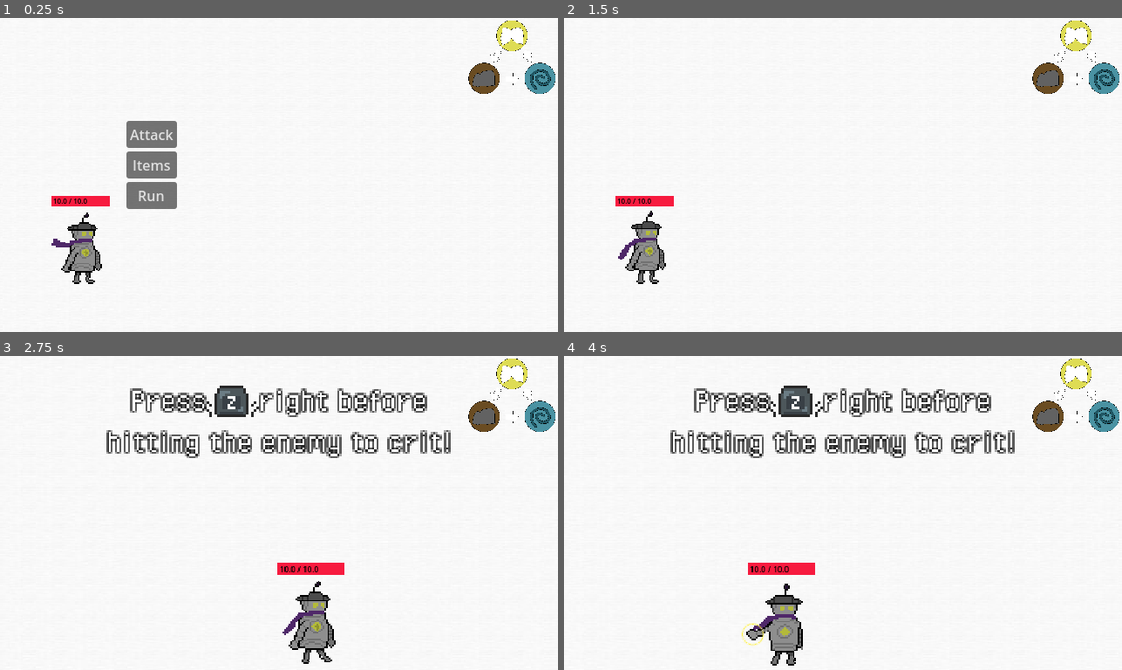
Above: before the commit, frames 1-4 (two rows, left to right).
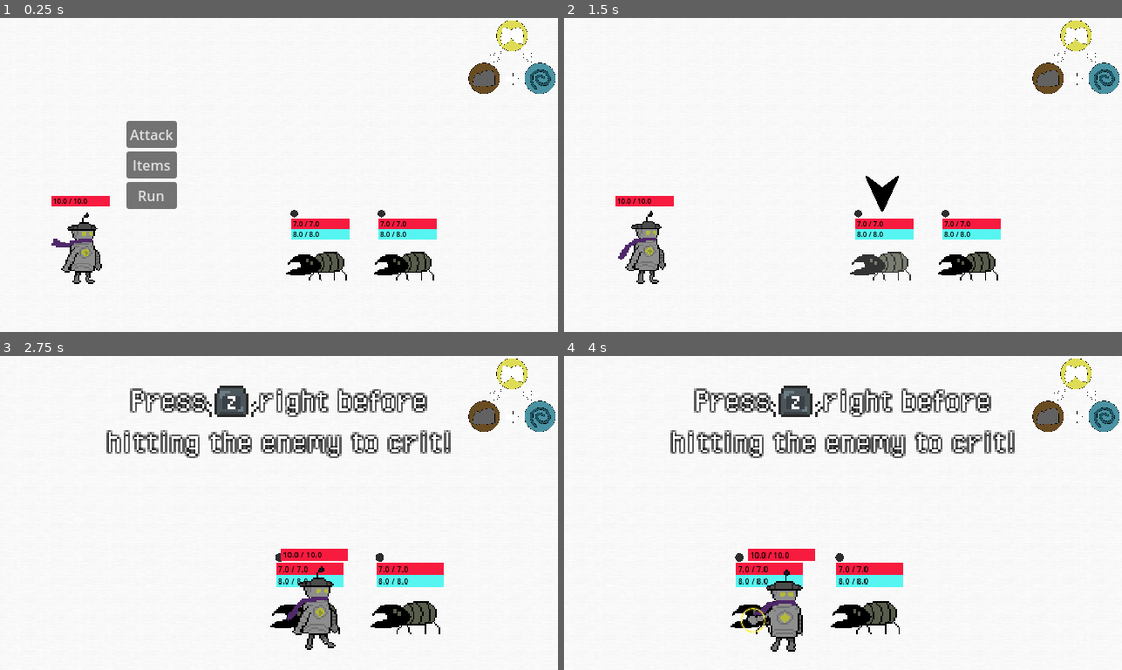
Above: after the commit, the same moments.

Repository: greeeegartur/cgvr-thesis
Game: Godot game, scene res://Scenes/CombatScene.tscn
Two runs of this game, one before a commit and one after it. Both use one fixed random seed, a clock stepped at 60 frames per second and the inputs below.
Inputs (mouse positions are in pixels of both pictures, inside the frame that each line leads up to):
- Up to frame 1 (0.25 s): no input
- Up to frame 2 (1.5 s): click "Attack" at 0.5 s; click "Grounded" at 1.25 s
- Up to frame 3 (2.75 s): move the mouse to (401, 497) at 2.02 s; hold Right (ui_right) from 2.03 s (still down); hold Z (action) from 2.03 s (still down)
- Up to frame 4 (4 s): move the mouse to (731, 528) at 2.77 s; release Right (ui_right) at 2.78 s; release Z (action) at 2.78 s; hold Left (ui_left) 2.78-3.53 s; tap Z (action) at 2.85 s; move the mouse to (898, 443) at 3.52 s; hold Right (ui_right) from 3.53 s (still down); hold Z (action) from 3.53 s (still down)

The runs differ from the first frame. In frame 1, 2.6% of the frame differs, in the area x 51-79%, y 61-84%; in frame 2, 2.9%; in frame 3, 4.3%; in frame 4, 4.6%, in the area x 29-61%, y 61-99%.

Commit message:
2/2 Multiple enemies show + selection
Multiple enemies now show and have selecting logic with arrow keys + Z to select.
TO-DO: fix blocking and enemy_visual's VFX overlap. also tweak movement to not feel stiff (only on X-axis)

Diff:
--- a/droidream/Scenes/CombatScene.tscn
+++ b/droidream/Scenes/CombatScene.tscn
@@ -27,7 +27,7 @@
 texture = ExtResource("2_dqj0d")
 
 [node name="PlayerVisual" parent="World" instance=ExtResource("4_b8x4h")]
-z_index = 1
+z_index = 3
 position = Vector2(96, 271)
 
 [node name="PlayerSprite" type="Sprite2D" parent="World"]
@@ -44,15 +44,15 @@
 
 [node name="EnemyPosition1" type="Node2D" parent="World"]
 z_index = 1
-position = Vector2(352, 297)
+position = Vector2(363, 283)
 
 [node name="EnemyPosition2" type="Node2D" parent="World"]
 z_index = 1
-position = Vector2(452, 297)
+position = Vector2(463, 283)
 
 [node name="EnemyPosition3" type="Node2D" parent="World"]
 z_index = 1
-position = Vector2(552, 297)
+position = Vector2(563, 283)
 
 [node name="Camera2D" type="Camera2D" parent="."]
 position = Vector2(320, 180)
--- a/droidream/Scenes/Entities/Beetle/Beetle.tscn
+++ b/droidream/Scenes/Entities/Beetle/Beetle.tscn
@@ -5,6 +5,33 @@
 [ext_resource type="PackedScene" uid="uid://bjh0w31eegrg2" path="res://Scenes/VFX/DamageNumber.tscn" id="2_betge"]
 [ext_resource type="Texture2D" uid="uid://bf3wdxow78lp8" path="res://Graphics/Placeholders/Combat/snapped_empty.png" id="3_5xyne"]
 [ext_resource type="Texture2D" uid="uid://dxbd5kdjuqyr5" path="res://Graphics/Placeholders/Combat/Combat Select.png" id="5_m0kqe"]
+
+[sub_resource type="Animation" id="Animation_ex8ay"]
+length = 0.001
+tracks/0/type = "value"
+tracks/0/imported = false
+tracks/0/enabled = true
+tracks/0/path = NodePath("Sprite2D:position")
+tracks/0/interp = 1
+tracks/0/loop_wrap = true
+tracks/0/keys = {
+"times": PackedFloat32Array(0),
+"transitions": PackedFloat32Array(1),
+"update": 0,
+"values": [Vector2(2, -80)]
+}
+tracks/1/type = "value"
+tracks/1/imported = false
+tracks/1/enabled = true
+tracks/1/path = NodePath("../Visual:modulate")
+tracks/1/interp = 1
+tracks/1/loop_wrap = true
+tracks/1/keys = {
+"times": PackedFloat32Array(0),
+"transitions": PackedFloat32Array(1),
+"update": 0,
+"values": [Color(1, 1, 1, 1)]
+}
 
 [sub_resource type="Animation" id="Animation_m0kqe"]
 resource_name = "idle"
@@ -33,33 +60,6 @@
 "transitions": PackedFloat32Array(1, 1, 1, 1, 1),
 "update": 0,
 "values": [Color(1, 1, 1, 1), Color(1, 1, 1, 0.5019608), Color(1, 1, 1, 1), Color(1, 1, 1, 0.5019608), Color(1, 1, 1, 1)]
-}
-
-[sub_resource type="Animation" id="Animation_ex8ay"]
-length = 0.001
-tracks/0/type = "value"
-tracks/0/imported = false
-tracks/0/enabled = true
-tracks/0/path = NodePath("Sprite2D:position")
-tracks/0/interp = 1
-tracks/0/loop_wrap = true
-tracks/0/keys = {
-"times": PackedFloat32Array(0),
-"transitions": PackedFloat32Array(1),
-"update": 0,
-"values": [Vector2(2, -80)]
-}
-tracks/1/type = "value"
-tracks/1/imported = false
-tracks/1/enabled = true
-tracks/1/path = NodePath("../Visual:modulate")
-tracks/1/interp = 1
-tracks/1/loop_wrap = true
-tracks/1/keys = {
-"times": PackedFloat32Array(0),
-"transitions": PackedFloat32Array(1),
-"update": 0,
-"values": [Color(1, 1, 1, 1)]
 }
 
 [sub_resource type="AnimationLibrary" id="AnimationLibrary_hei77"]
@@ -108,6 +108,7 @@
 }
 
 [node name="EnemyVisual" type="Node2D"]
+z_index = 1
 script = ExtResource("1_edmr7")
 damage_number_scene = ExtResource("2_betge")
 
@@ -201,6 +202,7 @@
 expand_mode = 3
 
 [node name="Visual" type="Node2D" parent="."]
+z_index = 1
 
 [node name="Sprite2D" type="Sprite2D" parent="Visual"]
 scale = Vector2(1.5, 1.5)
@@ -234,8 +236,3 @@
 offset_top = -19.0
 offset_right = 38.0
 offset_bottom = 21.0
-
-[node name="ColorRect" type="ColorRect" parent="."]
-offset_right = 40.0
-offset_bottom = 40.0
-color = Color(0, 1, 1, 1)
--- a/droidream/Scenes/Entities/EnemyVisual.tscn
+++ b/droidream/Scenes/Entities/EnemyVisual.tscn
@@ -5,6 +5,33 @@
 [ext_resource type="Texture2D" uid="uid://bf3wdxow78lp8" path="res://Graphics/Placeholders/Combat/snapped_empty.png" id="2_y02r4"]
 [ext_resource type="Texture2D" uid="uid://cij8c6ssb2cuk" path="res://Graphics/Placeholders/Combat/Enemy.png" id="3_7l13l"]
 [ext_resource type="Texture2D" uid="uid://dxbd5kdjuqyr5" path="res://Graphics/Placeholders/Combat/Combat Select.png" id="5_7l13l"]
+
+[sub_resource type="Animation" id="Animation_ex8ay"]
+length = 0.001
+tracks/0/type = "value"
+tracks/0/imported = false
+tracks/0/enabled = true
+tracks/0/path = NodePath("Sprite2D:position")
+tracks/0/interp = 1
+tracks/0/loop_wrap = true
+tracks/0/keys = {
+"times": PackedFloat32Array(0),
+"transitions": PackedFloat32Array(1),
+"update": 0,
+"values": [Vector2(2, -80)]
+}
+tracks/1/type = "value"
+tracks/1/imported = false
+tracks/1/enabled = true
+tracks/1/path = NodePath("../Visual:modulate")
+tracks/1/interp = 1
+tracks/1/loop_wrap = true
+tracks/1/keys = {
+"times": PackedFloat32Array(0),
+"transitions": PackedFloat32Array(1),
+"update": 0,
+"values": [Color(1, 1, 1, 1)]
+}
 
 [sub_resource type="Animation" id="Animation_m0kqe"]
 resource_name = "idle"
@@ -33,33 +60,6 @@
 "transitions": PackedFloat32Array(1, 1, 1, 1, 1),
 "update": 0,
 "values": [Color(1, 1, 1, 1), Color(1, 1, 1, 0.5019608), Color(1, 1, 1, 1), Color(1, 1, 1, 0.5019608), Color(1, 1, 1, 1)]
-}
-
-[sub_resource type="Animation" id="Animation_ex8ay"]
-length = 0.001
-tracks/0/type = "value"
-tracks/0/imported = false
-tracks/0/enabled = true
-tracks/0/path = NodePath("Sprite2D:position")
-tracks/0/interp = 1
-tracks/0/loop_wrap = true
-tracks/0/keys = {
-"times": PackedFloat32Array(0),
-"transitions": PackedFloat32Array(1),
-"update": 0,
-"values": [Vector2(2, -80)]
-}
-tracks/1/type = "value"
-tracks/1/imported = false
-tracks/1/enabled = true
-tracks/1/path = NodePath("../Visual:modulate")
-tracks/1/interp = 1
-tracks/1/loop_wrap = true
-tracks/1/keys = {
-"times": PackedFloat32Array(0),
-"transitions": PackedFloat32Array(1),
-"update": 0,
-"values": [Color(1, 1, 1, 1)]
 }
 
 [sub_resource type="AnimationLibrary" id="AnimationLibrary_hei77"]
@@ -163,6 +163,7 @@
 expand_mode = 3
 
 [node name="Visual" type="Node2D" parent="."]
+z_index = 1
 
 [node name="Sprite2D" type="Sprite2D" parent="Visual"]
 texture = ExtResource("3_7l13l")
--- a/droidream/Scripts/Combat/CombatManager.gd
+++ b/droidream/Scripts/Combat/CombatManager.gd
@@ -66,6 +66,7 @@
 func _ready():
 	set_process_input(true)
 	await _setup_entities()
+	_start_combat()
 	# Combat scene's process mode (pausing) for minigames
 	process_mode = Node.PROCESS_MODE_PAUSABLE
 
@@ -78,7 +79,7 @@
 		attack_time += delta
 
 # Sets up the player and enemy(s) battle data
-func _setup_entities():
+func _setup_entities() -> void:
 	# PLAYER SETUP
 	# Data
 	player = CombatEntity.new()
@@ -99,30 +100,31 @@
 	# ENEMIES SETUP
 	var size = enemy_ids.size()
 	print("Size of array is: ", size)
-	for i in range(enemy_ids.size()):
+	for i in enemy_ids.size():
 		# Data
 		var entity := CombatEntity.new()
 		entity.load_from_enemy_id(enemy_ids[i])
 		add_child(entity)
 		enemies.append(entity)
-		print("Added enemy: ", entity.entity_name)
+		print(i, entity)
+		print(enemies[i].entity_name)
 
 		# Visual
 		var visual := entity.visual_scene.instantiate()
-		get_parent().get_node("World").add_child(visual)
-		visual.global_position = enemy_positions[i].global_position
-		print("Enemy visual position:", visual.global_position)
-		visual.set_home_position()
+		get_parent().get_node("World").add_child.call_deferred(visual)
+		print("Position before moving: ", visual.position)
+		visual.global_position = enemy_positions[i].global_position # Moving to intended position
+		visual.home_position = visual.global_position # Setting as home position
+		print("Position after moving: ", visual.position)
 		enemy_visuals[entity] = visual # Adding to enemy_visuals
-		print("enemy_visuals size: ", enemy_visuals.size())
 
 		# UI
-		visual._ready()
+		await visual.ready
 		visual.update_hp(entity.hp, entity.max_hp)
 		visual.update_defense(entity.defense, entity.defense_max)
 		visual.update_snapped(entity.snapped, entity.snapped_max)
 
-	call_deferred("_start_combat")
+	print("Enemy visuals loaded: ", enemy_visuals.size())
 
 func _start_combat():
 	_player_turn()
@@ -412,6 +414,9 @@
 	# Blocking, so setting up PlayerVisual for blocking
 	player_visual.set_input_enabled(true)
 
+	# Start animation
+	await enemy_visual.play_attack(pattern.animation_name)
+
 	# Connecting with enemy visual script emitters
 	enemy_visual.attack_started.connect(
 		# Marks start of the attacking animation for block timing
@@ -448,8 +453,7 @@
 		CONNECT_ONE_SHOT
 		)
 
-	enemy_visual.play_attack(pattern.animation_name)
-
+	await enemy_visual.attack_finished
 
 # Logic for applying an enemy attack's damage that takes the enemy's attack pattern for blocking into consideration
 func _apply_enemy_hit(enemy: CombatEntity, hit: Dictionary):
@@ -699,10 +703,14 @@
 func _set_selected_enemy(enemy: CombatEntity):
 	# Hides all enemy arrows
 	for e in enemy_visuals.keys():
-		var visual = enemy_visuals[e]
-		if visual:
-			enemy_visuals[e].hide_target_arrow()
-
-	# Shows only selected enemy arrow
+		enemy_visuals[e].hide_target_arrow()
+
+	# Shows only one selected enemy arrow
 	selected_enemy = enemy
 	enemy_visuals[enemy].show_target_arrow()
+
+
+# Finalizing target selection after _set_selected_enemy (hiding enemy_visual's target arrow)
+func _confirm_target_selection():
+	if selected_enemy:
+		enemy_visuals[selected_enemy].hide_target_arrow()
--- a/droidream/Scripts/Combat/CombatUI.gd
+++ b/droidream/Scripts/Combat/CombatUI.gd
@@ -87,6 +87,9 @@
 	targeting = false
 	target_menu.visible = false
 
+	# Hiding arrow on selection
+	manager._confirm_target_selection()
+
 	print("Player attacks enemy with type:",
 		CombatTypes.entity_type_to_string(selected_attack_type))
 
--- a/droidream/Scripts/Combat/EnemyVisual.gd
+++ b/droidream/Scripts/Combat/EnemyVisual.gd
@@ -50,17 +50,20 @@
 	attack_hit.emit()
 
 func _ready():
-	# Checking for damage number scene (must be added as export, otherwise won't load)
-	assert(damage_number_scene, "EnemyVisual: damage_number_scene not assigned!")
+	# Making visual visible (for some reason does not render otherwise)
+	top_level = true
+	visible = true
+	z_index = 1
+
+	if not damage_number_scene:
+		push_warning("EnemyVisual: damage_number_scene not assigned")
 	anim.animation_finished.connect(on_anim_finished)
+
+	hp_fill_max_width = hp_fill.size.x
+	def_fill_max_width = def_fill.size.x
 
 	# Combat scene's process mode (pausing) for minigames
 	process_mode = Node.PROCESS_MODE_PAUSABLE
-
-# For combat scene, setting up UI
-func _enter_tree():
-	hp_fill_max_width = hp_fill.size.x
-	def_fill_max_width = def_fill.size.x
 
 # Unused for now
 func on_anim_finished(name: String):
@@ -90,10 +93,6 @@
 		.set_ease(Tween.EASE_IN)
 	await tween.finished
 
-# Sets the home position in CombatManager
-func set_home_position():
-	home_position = global_position
-
 # Updates UI for enemy stats with helper functions
 func update_hp(current: float, max_hp):
 	var ratio = clamp(current / max_hp, 0.0, 1.0)
@@ -119,7 +118,7 @@
 
 # Light flash effect
 func _flash(is_critical: bool):
-	flash.modulate = crit_flash_color if is_critical else normal_flash_color
+	flash.color = crit_flash_color if is_critical else normal_flash_color
 	flash.visible = true
 
 	var tween := create_tween()
@@ -176,3 +175,4 @@
 
 func hide_target_arrow():
 	target_arrow.visible = false
+	target_arrow_anim.play("RESET")
